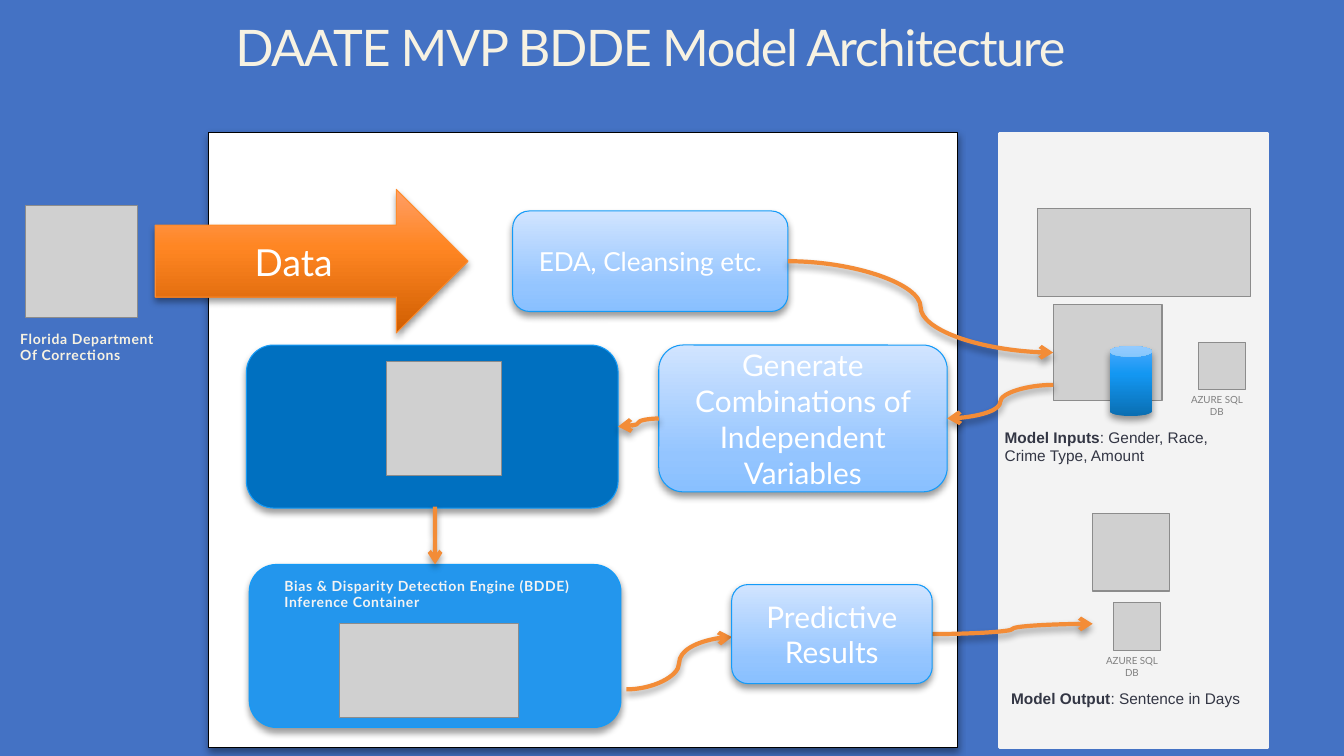
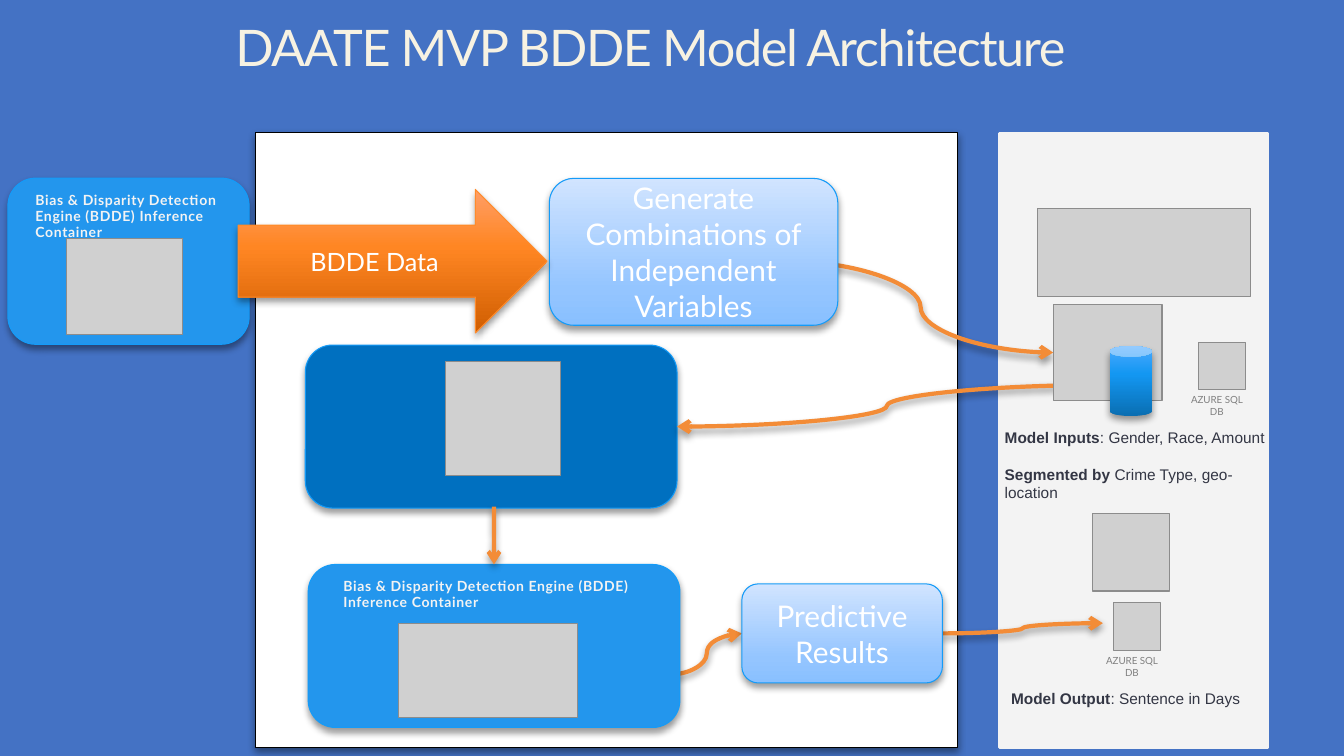
Before and after one commit to mspuckit/DAATE, a slide deck: slide 2 of assets/resources/graph for web_page.pptx. Drawn at 1344x756 pixels with LibreOffice and Linux fonts; fonts in the diff are those of the drawing; grey boxes stand for pictures. Boxes give left, top, right and bottom in pixels: in the first picture for what was removed or moved away, otherwise in the second. Text is boxed around its words. In the diff, an @@ line names an element or a change of style, - is before the commit and + after.

```diff
--- a/assets/resources/graph for web_page.pptx
+++ b/assets/resources/graph for web_page.pptx
@@ rectangle resized from (x1=209, y1=132, x2=957, y2=747) to (x1=256, y1=132, x2=958, y2=747) @@
@@ rounded rectangle added at (x1=8, y1=178, x2=249, y2=345), fill #2396ED, outline #149BF8 0.75 pt @@
@@ rounded rectangle "Generate Combinations of Independent Variables" moved from (x1=659, y1=345, x2=948, y2=492) to (x1=549, y1=178, x2=838, y2=326) @@
@@ picture removed at (x1=25, y1=206, x2=137, y2=318) @@
@@ text added at (x1=35, y1=194, x2=216, y2=241), 10 pt, text #F3F3F3, bold @@
+Bias & Disparity Detection Engine (BDDE) Inference Container
@@ right arrow "BDDE Data" resized from (x1=155, y1=190, x2=468, y2=333) to (x1=238, y1=190, x2=547, y2=333) @@
@@ picture added at (x1=67, y1=239, x2=182, y2=335) @@
@@ rounded rectangle removed at (x1=513, y1=211, x2=788, y2=312) @@
-EDA, Cleansing etc.
@@ text in right arrow at (x1=310, y1=253, x2=439, y2=271): text changed; size 26.7 to 18 pt @@
-Data
+BDDE Data
@@ text removed at (x1=20, y1=333, x2=153, y2=360) @@
-Florida Department Of Corrections
@@ 2 pictures, 2 rounded rectangles, 1 text, 1 curved arrow moved together from (x1=246, y1=345, x2=621, y2=728) to (x1=306, y1=345, x2=681, y2=728) @@
@@ curved arrow moved from (1054, 385) - (948, 418) to (1097, 385) - (678, 426) @@
@@ curved arrow removed from (659, 418) to (618, 426) @@
@@ text at (x1=1005, y1=432, x2=1264, y2=498): text changed @@
-Model Inputs: Gender, Race, Crime Type, Amount
+Model Inputs: Gender, Race, Amount
+Segmented by Crime Type, geo-location
@@ rounded rectangle "Predictive Results" moved from (x1=732, y1=585, x2=933, y2=684) to (x1=742, y1=584, x2=943, y2=683) @@
@@ curved arrow moved from (933, 634) - (1093, 624) to (943, 633) - (1103, 623) @@
@@ curved arrow moved from (626, 690) - (732, 637) to (671, 675) - (742, 633) @@
```
Also in this commit, not shown: 1 other slide changed, 5 other files.
